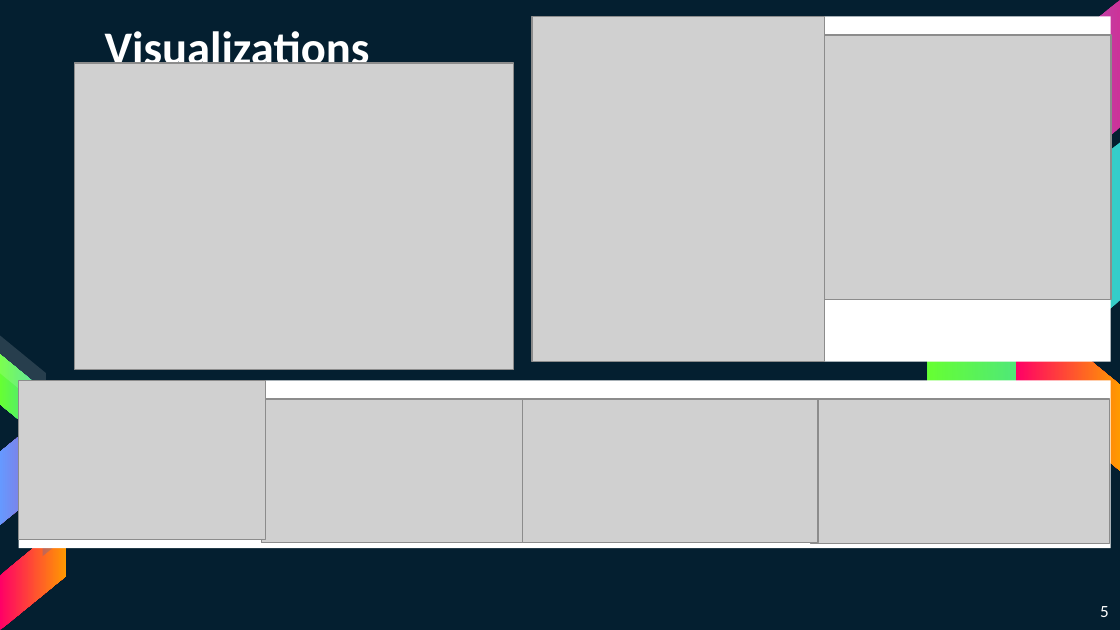
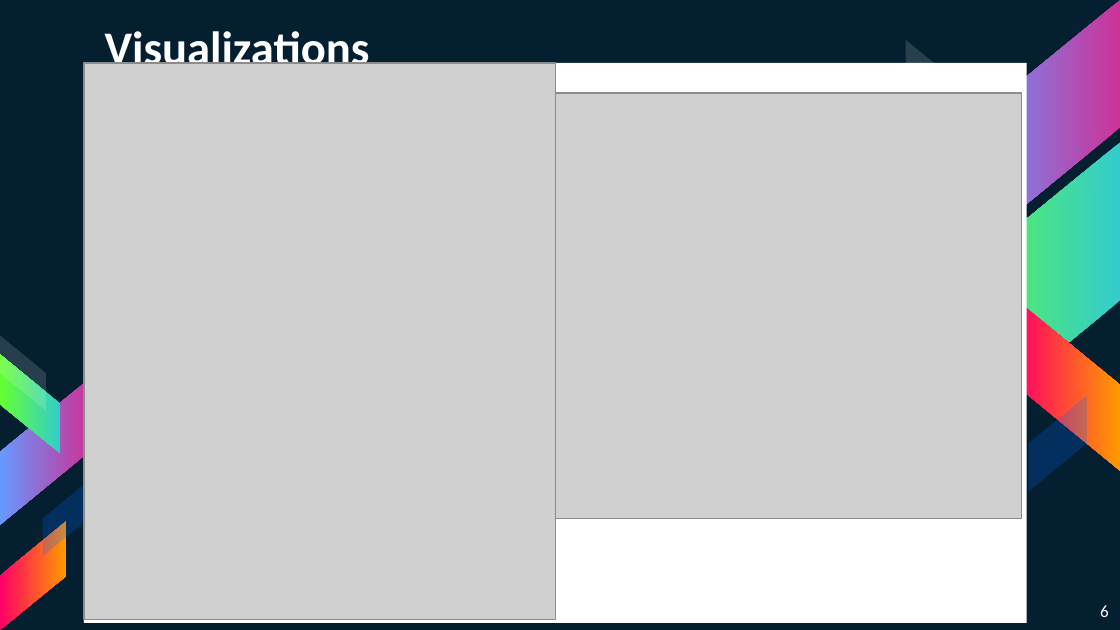
Before and after one commit to Atksmith88/board-game-statistics, a slide deck: slide 6 of board_game_statistics_presentation.pptx (slide 5 before the commit). Drawn at 1120x630 pixels with LibreOffice and Linux fonts; fonts in the diff are those of the drawing; grey boxes stand for pictures. Boxes give left, top, right and bottom in pixels: in the first picture for what was removed or moved away, otherwise in the second. Text is boxed around its words. In the diff, an @@ line names an element or a change of style, - is before the commit and + after.

Commit message:
Updated Presentation File

```diff
--- a/board_game_statistics_presentation.pptx
+++ b/board_game_statistics_presentation.pptx
@@ parallelogram added at (906, 40, 988, 175), fill #FFFFFF at 14% opacity @@
@@ picture removed at (75, 63, 514, 370) @@
@@ picture: place and size @@
-picture at (532, 17, 824, 362)
+picture at (84, 63, 556, 619)
@@ rectangle: place and size @@
-rectangle at (532, 17, 1111, 362)
+rectangle at (84, 63, 1027, 623)
@@ picture: place and size @@
-picture at (819, 35, 1111, 299)
+picture at (556, 93, 1023, 519)
@@ rectangle removed at (19, 381, 1111, 549) @@
@@ picture removed at (19, 381, 265, 541) @@
@@ picture removed at (261, 399, 522, 542) @@
@@ picture removed at (513, 399, 818, 542) @@
@@ picture removed at (811, 399, 1110, 543) @@
@@ parallelogram added at (1028, 395, 1086, 492), fill #0066FF at 23% opacity @@
@@ page number at (1100, 605, 1109, 617): text changed @@
-5
+6
```
Also in this commit, not shown: 2 other slides changed, 2 slides added, 1 other file.
